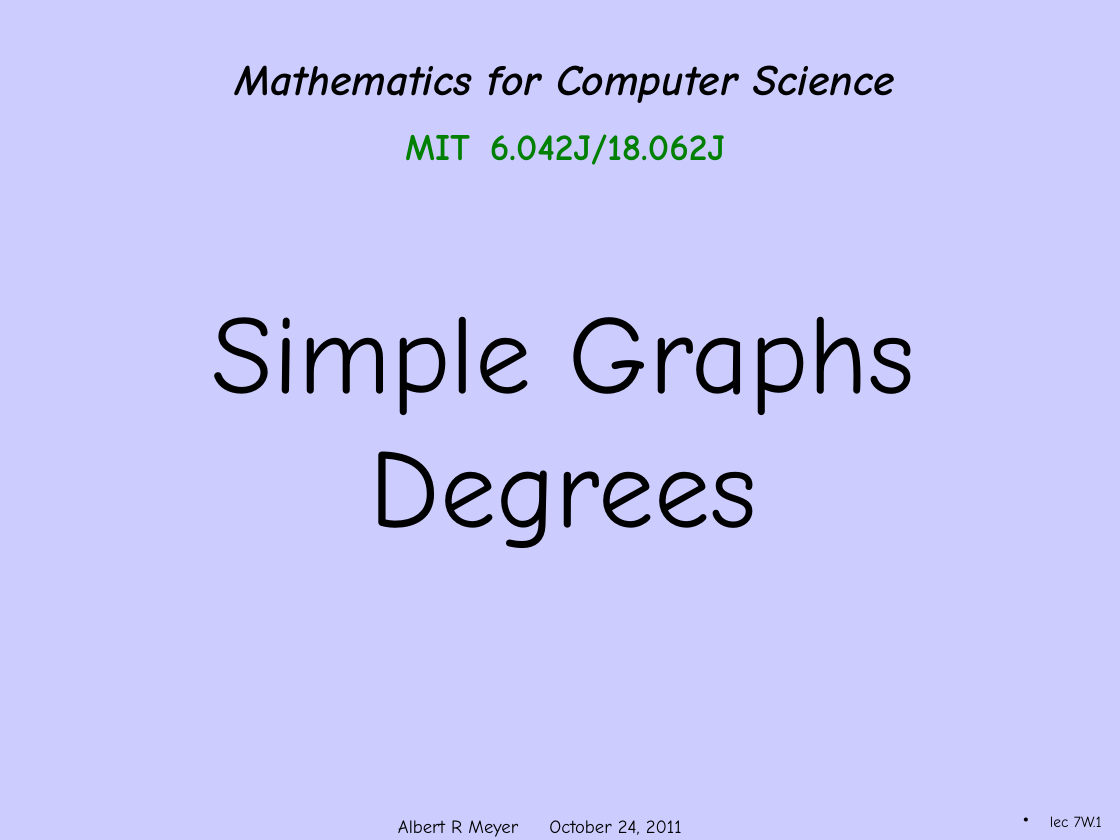
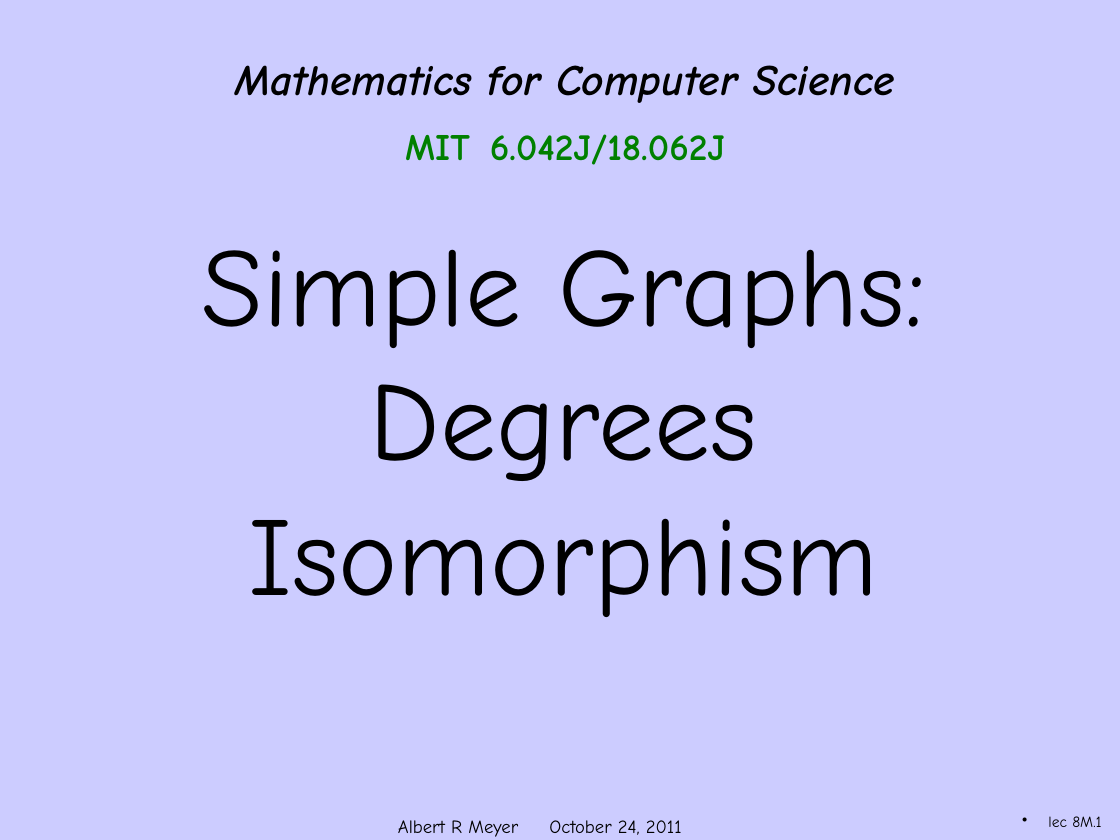
Before and after one commit to armeyer/mcs_web, a slide deck: slide 1 of fall11/slidesF11/slides8m.pptx. Drawn at 1120x840 pixels with LibreOffice and Linux fonts; fonts in the diff are those of the drawing; background and template pictures are left out. Boxes give left, top, right and bottom in pixels: in the first picture for what was removed or moved away, otherwise in the second. Text is boxed around its words. In the diff, an @@ line names an element or a change of style, - is before the commit and + after.

```diff
--- a/fall11/slidesF11/slides8m.pptx
+++ b/fall11/slidesF11/slides8m.pptx
@@ text at (201,249,926,348): text changed @@
-Simple Graphs
+Simple Graphs:
@@ text at (248,518,878,617): paragraph added @@
+Isomorphism
@@ page number at (1048,816,1101,827): text changed @@
-lec 7W.1
+lec 8M.1
```
Also in this commit, not shown: 6 other slides changed, 24 slides removed.
